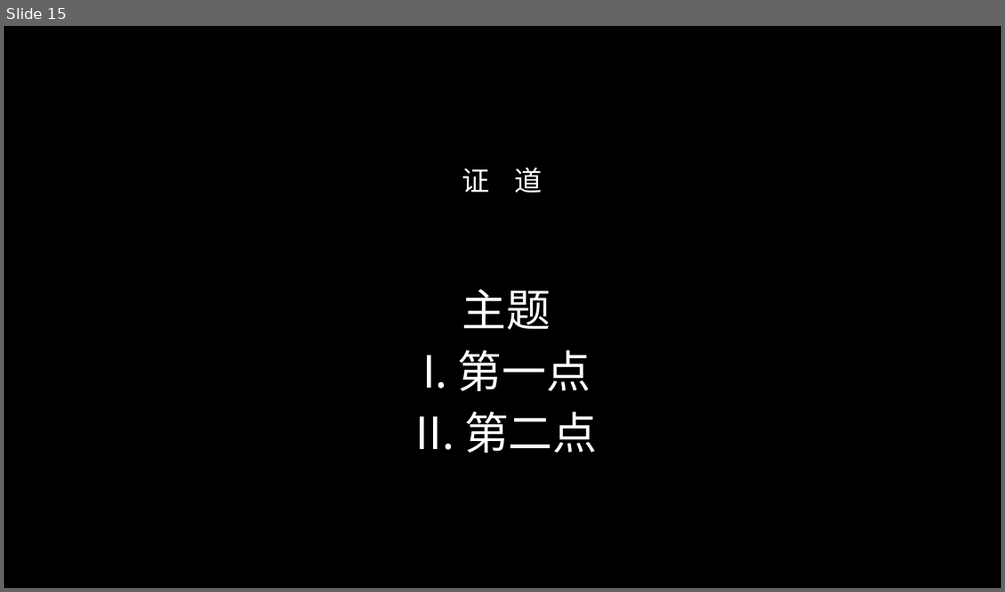
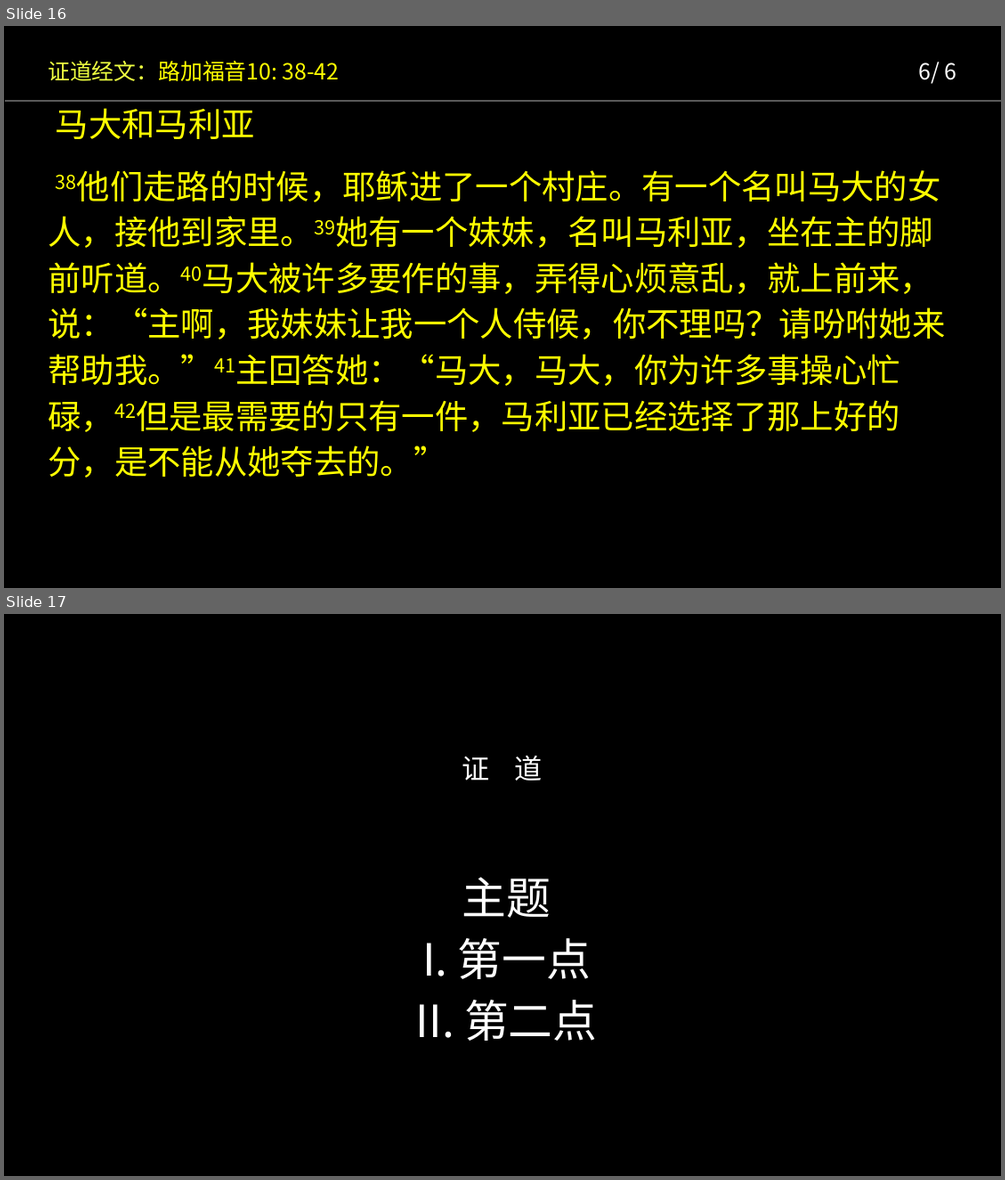
Before and after one commit to lengerrong/sundayapp, a slide deck: templates/worship.pptx. Shown one above the other, each under a label of ours: slide 15 before the commit, slides 16 and 17 after it. The pictures are 1005x592 and 1005x1180 pixels, drawn with LibreOffice and Linux fonts; fonts in the diff are those of the drawing. Boxes give left, top, right and bottom in pixels: in the first picture for what was removed or moved away, otherwise in the second. Text is boxed around its words. In the diff, an @@ line names an element or a change of style, - is before the commit and + after.

```diff
--- a/templates/worship.pptx
+++ b/templates/worship.pptx
@@ slide 16 added at bbox=[4, 26, 1001, 588], background #000000 @@
@@ title added at bbox=[48, 61, 340, 81], 16 pt, text #FFFF00 @@
+证道经文：路加福音10: 38-42
@@ title added at bbox=[919, 62, 957, 84], 16 pt, text #FFFFFF @@
+6/ 6
@@ line added from (5, 101) to (1001, 101), #595959 0.75 pt @@
@@ text added at bbox=[48, 108, 945, 477], 24 pt, text #FFFF00 @@
+马大和马利亚
+38他们走路的时候，耶稣进了一个村庄。有一个名叫马大的女人，接他到家里。39她有一个妹妹，名叫马利亚，坐在主的脚前听道。40马大被许多要作的事，弄得心烦意乱，就上前来，说：“主啊，我妹妹让我一个人侍候，你不理吗？请吩咐她来帮助我。”41主回答她：“马大，马大，你为许多事操心忙碌，42但是最需要的只有一件，马利亚已经选择了那上好的分，是不能从她夺去的。”
@@ what was slide 15 is now slide 17 @@
```
Also in this commit, not shown: 1 other slide added, 2 other files.
